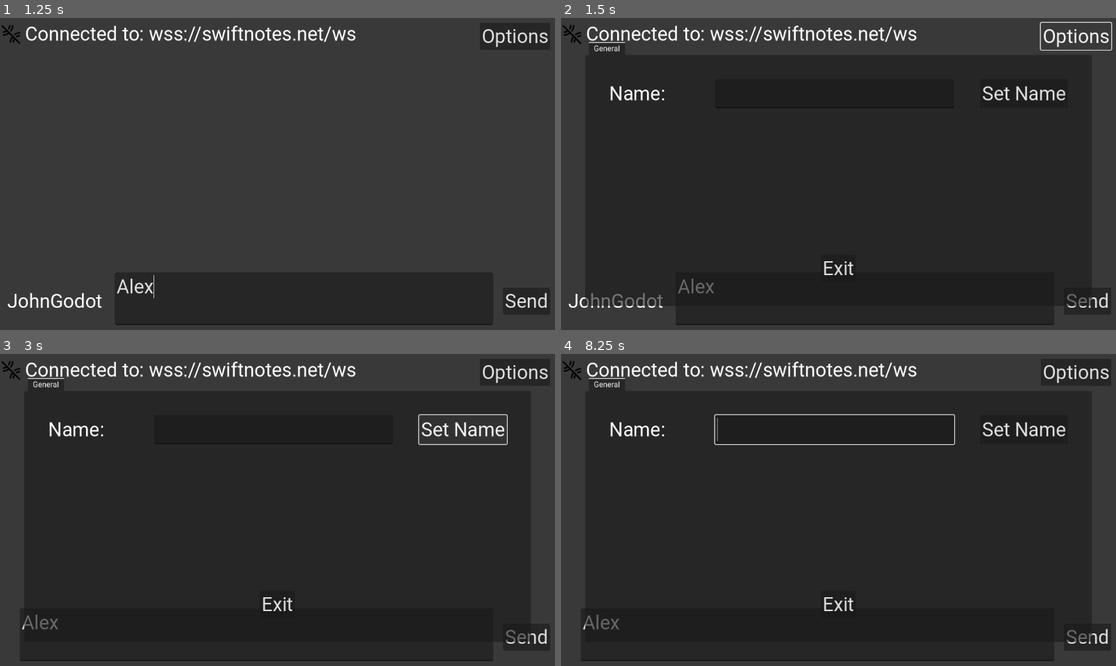
Above: before the commit, frames 1-4 (two rows, left to right).
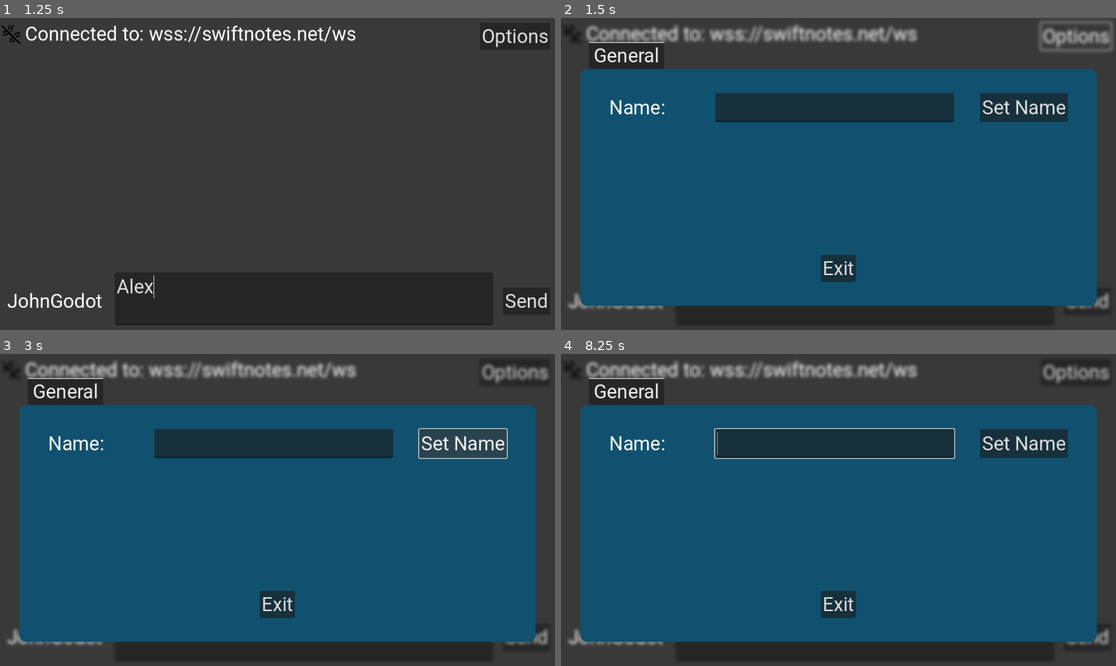
Above: after the commit, the same moments.

Repository: wilcockj/GodotChatClient
Game: Godot game, scene res://scenes/MainChat/MainChat.tscn
The game is run twice, just before and just after one commit, with the same random seed, the same clock (stepped at 60 frames per second) and the same inputs.
Inputs (mouse positions are in pixels of both pictures, inside the frame that each line leads up to):
- Up to frame 1 (1.25 s): click (305, 298) at 0.52 s; type "Alex" at 0.6 s
- Up to frame 2 (1.5 s): click "Options" at 1.25 s
- Up to frame 3 (3 s): click "Send" at 2 s; click "Set Name" at 2.75 s
- Up to frame 4 (8.25 s): click "Send" at 3.5 s; click "Set Name" at 4.25 s; click "Send" at 5 s; click "Set Name" at 5.75 s; tap Enter at 6.5, 6.6, 7.35, 8, 8.1 s; move the mouse to (960, 494) at 6.52 s; click (960, 494) at 6.67 s; tap Space at 7.25 s; move the mouse to (727, 525) at 7.27 s; click (727, 525) at 7.42 s; move the mouse to (894, 441) at 8.02 s; click (894, 441) at 8.17 s

Frame 1 is identical in both runs. In frame 2, 72% of the frame differs, in the area x 0-100%, y 0-94%; in frame 3, 72%, in the area x 0-99%, y 2-99%; in frame 4, 72%.

Commit message:
Added blur on pause

Diff:
--- a/scenes/MainChat/MainChat.gd
+++ b/scenes/MainChat/MainChat.gd
@@ -30,6 +30,7 @@
 @export var gui_control: Control
 @export var name_label: Label
 @export var canvas_layer: CanvasLayer
+@export var blur_rect: ColorRect
 @onready var connection_image = preload("res://assets/images/connect.svg")
 @onready var disconnection_image = preload("res://assets/images/disconnect.svg")
 @onready var websocket_scene = preload("res://scenes/WebSocketConnection/WebSocketConnection.tscn")
@@ -125,7 +126,7 @@
 	_adjust_gui_vbox_size(-virtual_keyboard_height+bottom_menu_size)
 	timer.queue_free()
 
-func _process(_delta):
+func handle_virtual_keyboard():
 	if is_virtual_keyboard_shown() and not virtual_keyboard_handled:
 		if DisplayServer.virtual_keyboard_get_height() > 30:
 			bottom_menu_size = DisplayServer.get_display_safe_area().size.y - gui_control.size.y
@@ -146,6 +147,8 @@
 		_adjust_gui_vbox_size(virtual_keyboard_height-bottom_menu_size)
 		virtual_keyboard_handled = false
 
+func _process(_delta):
+	handle_virtual_keyboard()
 	socket.poll()
 	var state = socket.get_ready_state()
 	if state == WebSocketPeer.STATE_OPEN:
@@ -273,8 +276,12 @@
 		text_input.text = ""
 	_on_line_edit_text_changed(text_input.text)
 
+func remove_blur():
+	blur_rect.material.set_shader_parameter("lod",0)
 
 func _on_options_button_pressed():
+	blur_rect.material.set_shader_parameter("lod",2)
 	var opt = options_scene.instantiate()
 	opt.connect("name_changed", set_name_label)
+	opt.connect("exited_options", remove_blur)
 	gui_control.add_child(opt)
--- a/scenes/MainChat/MainChat.tscn
+++ b/scenes/MainChat/MainChat.tscn
@@ -6,8 +6,14 @@
 [ext_resource type="AudioStream" uid="uid://b1ab6l0tv3coe" path="res://assets/sounds/disconnect.mp3" id="3_oskle"]
 [ext_resource type="Script" path="res://scenes/MainChat/ChatScroll.gd" id="4_c4ub4"]
 [ext_resource type="AudioStream" uid="uid://x4e1hwsqbmrb" path="res://assets/sounds/connect.mp3" id="4_dbh4k"]
+[ext_resource type="Shader" path="res://scenes/MainChat/blur.gdshader" id="5_bloi6"]
 
-[node name="Node2D" type="Node2D" node_paths=PackedStringArray("retry_timer", "text_input", "chat_container", "connection_indicator", "disconnect_player", "connect_player", "url_label", "gui_control", "name_label", "canvas_layer")]
+[sub_resource type="ShaderMaterial" id="ShaderMaterial_s2ga3"]
+shader = ExtResource("5_bloi6")
+shader_parameter/lod = 0.0
+shader_parameter/darkness = 1.0
+
+[node name="Node2D" type="Node2D" node_paths=PackedStringArray("retry_timer", "text_input", "chat_container", "connection_indicator", "disconnect_player", "connect_player", "url_label", "gui_control", "name_label", "canvas_layer", "blur_rect")]
 script = ExtResource("1_i0ssy")
 retry_timer = NodePath("WebSocketRetryTimer")
 text_input = NodePath("CanvasLayer/Control/VBoxContainer/HBoxContainer/MarginContainer2/TextEntry")
@@ -19,6 +25,7 @@
 gui_control = NodePath("CanvasLayer/Control")
 name_label = NodePath("CanvasLayer/Control/VBoxContainer/HBoxContainer/MarginContainer3/Name_Label")
 canvas_layer = NodePath("CanvasLayer")
+blur_rect = NodePath("CanvasLayer/BlurRect")
 
 [node name="CanvasLayer" type="CanvasLayer" parent="."]
 
@@ -119,6 +126,15 @@
 theme_override_font_sizes/font_size = 40
 text = "Send"
 
+[node name="BlurRect" type="ColorRect" parent="CanvasLayer"]
+material = SubResource("ShaderMaterial_s2ga3")
+anchors_preset = 15
+anchor_right = 1.0
+anchor_bottom = 1.0
+grow_horizontal = 2
+grow_vertical = 2
+mouse_filter = 2
+
 [node name="DisconnectPlayer" type="AudioStreamPlayer" parent="."]
 stream = ExtResource("3_oskle")
 volume_db = -14.0
--- /dev/null
+++ b/scenes/MainChat/blur.gdshader
@@ -0,0 +1,10 @@
+shader_type canvas_item;
+
+uniform float lod: hint_range(0.0, 5) = 0.0;
+uniform sampler2D SCREEN_TEXTURE: hint_screen_texture, filter_linear_mipmap;
+uniform float darkness: hint_range(0,1) = 1.0;
+void fragment(){
+	vec4 color = texture(SCREEN_TEXTURE, SCREEN_UV, lod);
+	color.rgb *= darkness;
+	COLOR = color;
+}
--- a/scenes/Options/options.gd
+++ b/scenes/Options/options.gd
@@ -2,7 +2,9 @@
 
 @export var name_entry: LineEdit
 signal name_changed(name)
+signal exited_options()
 func _on_exit_button_pressed():
+	emit_signal("exited_options")
 	queue_free()
 
 
@@ -11,5 +13,6 @@
 
 
 func _on_line_edit_text_submitted(new_text):
-	Globals.username = new_text
-	emit_signal("name_changed", new_text)
+	if new_text != "":
+		Globals.username = new_text
+		emit_signal("name_changed", new_text)
--- a/scenes/Options/options.tscn
+++ b/scenes/Options/options.tscn
@@ -1,8 +1,23 @@
-[gd_scene load_steps=2 format=3 uid="uid://o3apbi2w027n"]
+[gd_scene load_steps=4 format=3 uid="uid://o3apbi2w027n"]
 
 [ext_resource type="Script" path="res://scenes/Options/options.gd" id="1_susqt"]
 
+[sub_resource type="StyleBoxFlat" id="StyleBoxFlat_qsrgo"]
+bg_color = Color(0.0627451, 0.317647, 0.435294, 1)
+corner_radius_top_left = 15
+corner_radius_top_right = 15
+corner_radius_bottom_right = 15
+corner_radius_bottom_left = 15
+expand_margin_left = 10.0
+expand_margin_right = 10.0
+
+[sub_resource type="Theme" id="Theme_3dexo"]
+Panel/styles/panel = null
+TabBar/font_sizes/font_size = 40
+TabContainer/styles/panel = SubResource("StyleBoxFlat_qsrgo")
+
 [node name="Options" type="Control" node_paths=PackedStringArray("name_entry")]
+z_index = 99
 layout_mode = 3
 anchors_preset = 15
 anchor_right = 1.0
@@ -26,6 +41,8 @@
 
 [node name="TabContainer" type="TabContainer" parent="MarginContainer"]
 layout_mode = 2
+theme = SubResource("Theme_3dexo")
+theme_override_font_sizes/font_size = 40
 
 [node name="General" type="MarginContainer" parent="MarginContainer/TabContainer"]
 layout_mode = 2
Not shown: 1 places in scenes/MainChat/MainChat.tscn that only renumber resources
